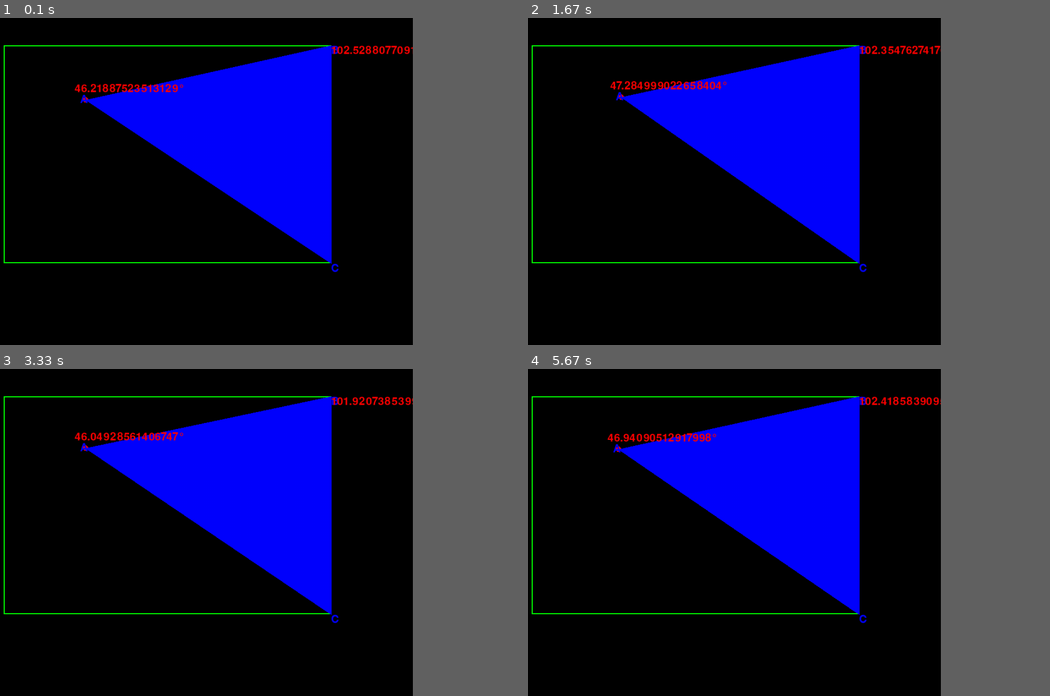
Above: before the commit, frames 1-4 (two rows, left to right).
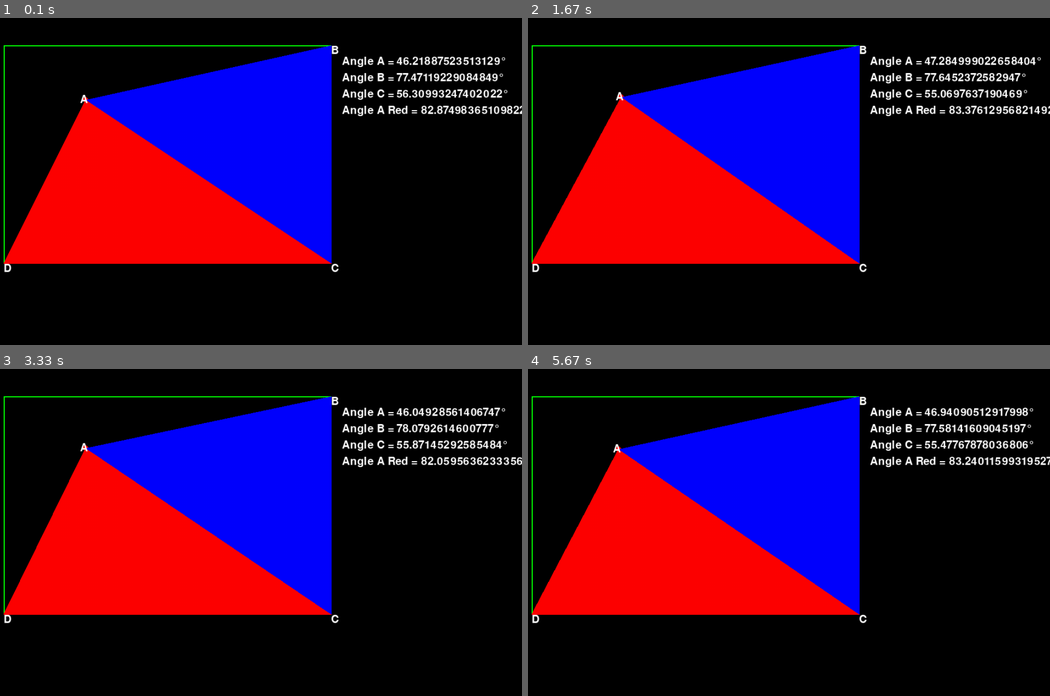
Above: after the commit, the same moments.

Repository: cs-utulsa/RoboMowerRepo
Game: pygame game, started from backend/semester2pygame.py
Two runs of this game, one before a commit and one after it. Both use one fixed random seed, a clock stepped at 60 frames per second and the inputs below.
Inputs:
- Up to frame 1 (0.1 s): no input
- Up to frame 2 (1.67 s): hold Right 0.33-0.8 s; hold Up 0.83-1.13 s; hold Right 1.17-1.63 s
- Up to frame 3 (3.33 s): hold Left 1.67-2.2 s; hold Down 2.23-2.53 s; hold Left 2.57-2.97 s; hold Up from 3 s (still down)
- Up to frame 4 (5.67 s): release Up at 3.37 s; hold Right 3.4-4.03 s; hold Down 4.07-4.43 s; hold Left 4.47-4.93 s; hold Right 4.97-5.43 s; hold Up from 5.47 s (still down)
In our replay, the window is 720x540 before the commit and 900x540 after it. These sizes can differ from the game's own. Grey fills any space a smaller window leaves; there, only what the larger window draws over its background counts as a difference.

The runs differ from the first frame. In frame 1, 18% of the frame differs, in the area x 0-100%, y 8-78%; in frame 2, 19%; in frame 3, 19%; in frame 4, 19%.

Commit message:
Pygame
Signed-off-by: Jeff Luong <56270844+JeffL2019@users.noreply.github.com>

Diff:
--- a/backend/semester2pygame.py
+++ b/backend/semester2pygame.py
@@ -1,9 +1,10 @@
+import math
+
 import pygame
-import math
 
 # Initialize Pygame and create a window
 pygame.init()
-screen = pygame.display.set_mode((800, 600))
+screen = pygame.display.set_mode((1000, 600))
 font = pygame.font.Font(None, 30)
 
 # Create a dot
@@ -45,10 +46,41 @@
     angle_A = abs(math.atan2(constraint_rect.topright[1]-dot_y,constraint_rect.topright[0]-dot_x)-math.atan2(constraint_rect.bottomright[1]-dot_y,constraint_rect.bottomright[0]-dot_x))
     angle_A = math.degrees(angle_A)
 
-    angle_B = abs(math.atan2(constraint_rect.topright[1]-dot_y,constraint_rect.topright[0]-dot_x)-math.pi/2)
+
+    # calculate the vectors AB and BC
+    AB = (dot_x - constraint_rect.topright[0], dot_y - constraint_rect.topright[1])
+    BC = (constraint_rect.bottomright[0] - constraint_rect.topright[0], constraint_rect.bottomright[1] - constraint_rect.topright[1])
+    # calculate the dot product of the vectors
+    dot_product = AB[0]*BC[0] + AB[1]*BC[1]
+    # calculate the magnitude of the vectors
+    AB_magnitude = math.sqrt(AB[0]*AB[0] + AB[1]*AB[1])
+    BC_magnitude = math.sqrt(BC[0]*BC[0] + BC[1]*BC[1])
+    # calculate the angle between the vectors
+    angle_B = math.acos(dot_product / (AB_magnitude * BC_magnitude))
     angle_B = math.degrees(angle_B)
 
+    # calculate the vectors BC and AC
+    AC = (constraint_rect.bottomright[0] - dot_x, constraint_rect.bottomright[1] - dot_y)
+    # calculate the dot product of the vectors
+    dot_product = BC[0]*AC[0] + BC[1]*AC[1]
+    # calculate the magnitude of the vectors
+    AC_magnitude = math.sqrt(AC[0]*AC[0] + AC[1]*AC[1])
+    # calculate the angle between the vectors
+    angle_C = math.acos(dot_product / (BC_magnitude * AC_magnitude))
+    angle_C = math.degrees(angle_C)
 
+
+    # Create a new point D at the bottom left of the constraining rectangle
+    point_D = (constraint_rect.left, constraint_rect.bottom)
+
+    # Calculate the angle A prime using the lines from point A to C and point A to D
+    AC = (constraint_rect.bottomright[0] - dot_x, constraint_rect.bottomright[1] - dot_y)
+    AD = (point_D[0] - dot_x, point_D[1] - dot_y)
+    dot_product = AC[0]*AD[0] + AC[1]*AD[1]
+    AC_magnitude = math.sqrt(AC[0]*AC[0] + AC[1]*AC[1])
+    AD_magnitude = math.sqrt(AD[0]*AD[0] + AD[1]*AD[1])
+    angle_A_prime = math.acos(dot_product / (AC_magnitude * AD_magnitude))
+    angle_A_prime = math.degrees(angle_A_prime)
 
 
 
@@ -59,15 +91,35 @@
     pygame.draw.circle(screen, dot_color, (dot_x, dot_y), dot_radius)
     pygame.draw.rect(screen, (0, 255, 0), constraint_rect, 2)
     pygame.draw.polygon(screen, (0, 0, 255), [(dot_x, dot_y), constraint_rect.topright, constraint_rect.bottomright])
+    # pygame.draw.circle(screen, dot_color, constraint_rect.bottomleft, dot_radius)
+    pygame.draw.polygon(screen, (255, 0, 0),
+                        [(dot_x, dot_y), constraint_rect.bottomright,
+                         (constraint_rect.left, constraint_rect.bottom)])
+
+    # Draw the new triangle using the points A, C, and D
+    pygame.draw.polygon(screen, (255, 0, 0), [(dot_x, dot_y), constraint_rect.bottomright, point_D])
+
+
 
     # Draw the label of the triangle points
-    screen.blit(font.render("A", True, (0, 0, 255)), (dot_x-10, dot_y-10))
-    screen.blit(font.render("B", True, (0, 0, 255)), constraint_rect.topright)
-    screen.blit(font.render("C", True, (0, 0, 255)), constraint_rect.bottomright)
-    # Draw the angle A
-    screen.blit(font.render(str(angle_A)+"°", True, (255, 0, 0)), (dot_x-20, dot_y-30))
-    # Draw the angle B
-    screen.blit(font.render(str(angle_B)+"°", True, (255, 0, 0)), constraint_rect.topright)
+    screen.blit(font.render("A", True, (255, 255, 255)), (dot_x-10, dot_y-10))
+    screen.blit(font.render("B", True, (255, 255, 255)), constraint_rect.topright)
+    screen.blit(font.render("C", True, (255, 255, 255)), constraint_rect.bottomright)
+    screen.blit(font.render("D", True, (255, 255, 255)), (constraint_rect.left, constraint_rect.bottom))
+
+
+    # Draw the angle labels
+    screen.blit(font.render("Angle A =", True, (255, 255, 255)), (constraint_rect.right + 20, constraint_rect.top + 20))
+    screen.blit(font.render("Angle B =", True, (255, 255, 255)), (constraint_rect.right + 20, constraint_rect.top + 50))
+    screen.blit(font.render("Angle C =", True, (255, 255, 255)), (constraint_rect.right + 20, constraint_rect.top + 80))
+    screen.blit(font.render("Angle A Red =", True, (255, 255, 255)), (constraint_rect.right + 20, constraint_rect.top + 110))
+
+    # Draw the angles
+    screen.blit(font.render(str(angle_A)+"°", True, (255, 255, 255)), (constraint_rect.right + 120, constraint_rect.top + 20))
+    screen.blit(font.render(str(angle_B)+"°", True, (255, 255, 255)), (constraint_rect.right + 120, constraint_rect.top + 50))
+    screen.blit(font.render(str(angle_C)+"°", True, (255, 255, 255)), (constraint_rect.right + 120, constraint_rect.top + 80))
+    screen.blit(font.render(str(angle_A_prime)+"°", True, (255, 255, 255)), (constraint_rect.right + 165, constraint_rect.top + 110))
+
 
 
     pygame.display.update()
